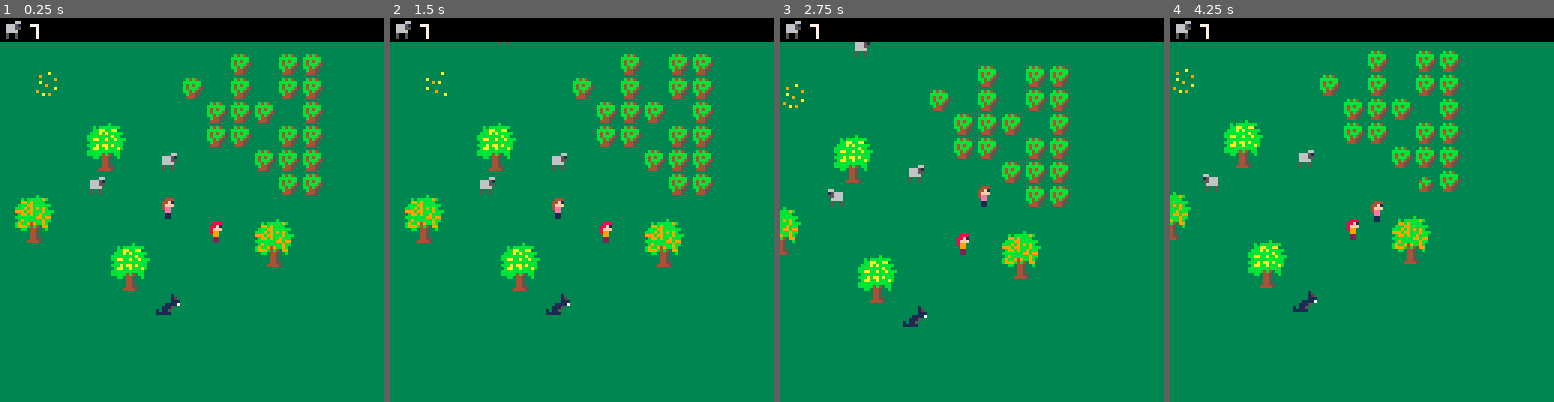
Above: before the commit, frames 1-4 (left to right).
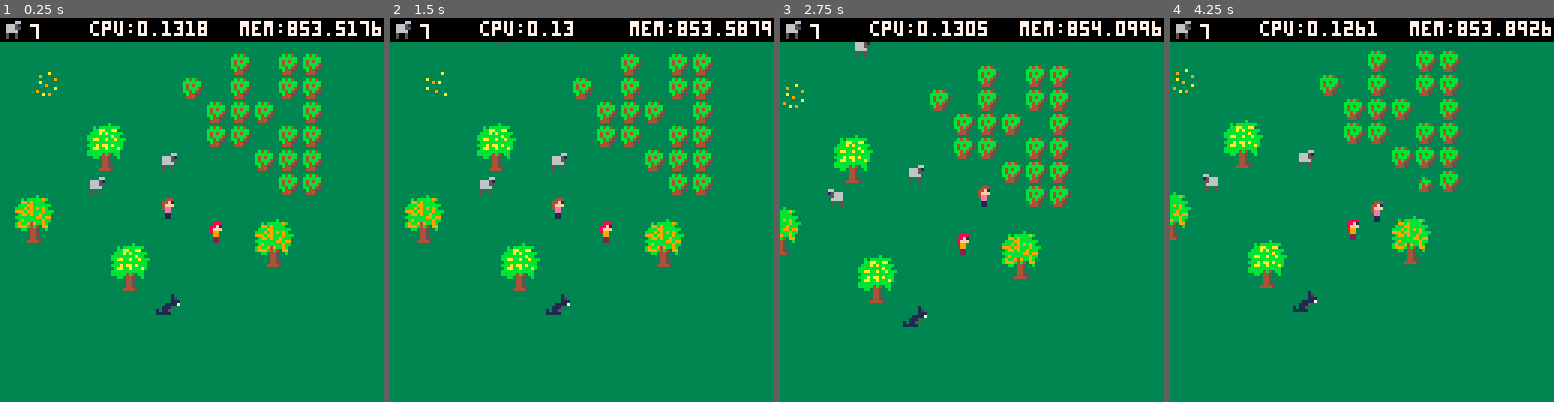
Above: after the commit, the same moments.

Repository: sdegutis/shepherdgame.com
Game: PICO-8 cartridge sheep.p8
Same seed, same stepped clock (60 frames per second), same inputs: the game is played once before the commit and once after it.
Inputs:
- Up to frame 1 (0.25 s): no input
- Up to frame 2 (1.5 s): tap X (X key) at 0.33, 1.07 s; tap O (Z key) at 0.7 s
- Up to frame 3 (2.75 s): hold Right 1.6-2.1 s; tap O (Z key) at 1.7, 2.1, 2.5 s; tap X (X key) at 1.85 s; hold Up 2.15-2.42 s; hold Right from 2.47 s (still down)
- Up to frame 4 (4.25 s): tap O (Z key) every 0.4 s from 2.9 to 4.1 s; tap X (X key) at 2.97, 4.08 s; release Right at 3.03 s; hold Left 3.08-3.58 s; hold Down 3.63-3.97 s; hold Right from 4.02 s (still down)

The runs differ from the first frame. In frame 1, 1.1% of the frame differs, in the area x 23-100%, y 0-5%; in frame 2, 1.0%; in frame 3, 1.2%; in frame 4, 1.2%.

Commit message:
Made it so you can win.

Diff:
--- a/sheep.p8
+++ b/sheep.p8
@@ -74,6 +74,9 @@
 			elseif fget(s,1) then
 				makedecor(x,y,s)
 				replacetile(x,y)
+			elseif fget(s,7) then
+				makepasture(x,y,s)
+				replacetile(x,y)
 			end
 		end
 	end
@@ -173,7 +176,7 @@
 
 	camera(camx,camy-8)
 
-	map()
+	map(0,0,0,0,128,64)
 
 	local drawlast={}
 
@@ -212,6 +215,16 @@
 	print(tostr(numsheep),
 	      10,2,7)
 	spr(9,0,-1)
+
+	if _cpu then
+		print('cpu:'..tostr(stat(1)),
+			30,1,7)
+	end
+
+	if _mem then
+		print('mem:'..tostr(stat(0)),
+			80,1,7)
+	end
 end
 
 function round(n)
@@ -236,6 +249,18 @@
 	})
 end
 
+function makepasture(x,y,s)
+	add_to_emap({
+		k='pasture',
+		x=x*8,
+		y=y*8,
+		w=8,
+		h=8,
+		s=s,
+		draw=drawsimple,
+	})
+end
+
 function makedecor(x,y,s)
 	add_to_emap({
 		k='decor',
@@ -269,6 +294,8 @@
 _hitbox=false
 _hitsearch=false
 _sheepbox=false
+_mem=true
+_cpu=true
 
 nextticks={}
 function nexttick(fn)
@@ -727,6 +754,8 @@
 end
 
 function feedsheep(e)
+	if (e.home) return
+
 	e.pet=true
 end
 
@@ -735,30 +764,32 @@
 		e.hearts=e.hearts.tick()
 	end
 
-	if e.pet then
-		if not e.friend then
-			-- todo:
-			-- reuse bee chasing code
-			-- but change to radius
-			-- and make it generic
-			-- maybe it takes e.k?
-		end
-	end
-
-	if e.friend then
-		local dx=e.friend.x-e.x
-		local dy=e.friend.y-e.y
-		local adx,ady=abs(dx),abs(dy)
-		e.mx,e.my=0,0
-
-		if adx>50 or ady>50 then
-			e.friend=nil
+	if not e.home then
+		if e.pet then
+			if not e.friend then
+				-- todo:
+				-- reuse bee chasing code
+				-- but change to radius
+				-- and make it generic
+				-- maybe it takes e.k?
+			end
+		end
+
+		if e.friend then
+			local dx=e.friend.x-e.x
+			local dy=e.friend.y-e.y
+			local adx,ady=abs(dx),abs(dy)
+			e.mx,e.my=0,0
+
+			if adx>50 or ady>50 then
+				e.friend=nil
+				return
+			end
+
+			if (adx>10) e.mx=sgn(dx)
+			if (ady>10) e.my=sgn(dy)
 			return
 		end
-
-		if (adx>10) e.mx=sgn(dx)
-		if (ady>10) e.my=sgn(dy)
-		return
 	end
 
 	-- choose new action when idle
@@ -833,7 +864,18 @@
 end
 
 function sheep_collided(e,e2)
-	if e2.k == 'bees' then
+	if e2.k == 'pasture' then
+		if not e.home then
+			e.home=true
+			e.pet=nil
+			e.friend=nil
+			numsheep -= 1
+
+			if numsheep==0 then
+				wongame()
+			end
+		end
+	elseif e2.k == 'bees' then
 		hitsheep(e)
 	end
 end
@@ -1239,7 +1282,7 @@
 00000000000000000000000000000000000000000000000000000000000000000000000000000000000000000000000000000000000000000000000000000000
 00000000000000000000000000000000000000000000000000000000000000000000000000000000000000000000000000000000000000000000000000000000
 41404040000000000000000000000000000000000000000000000000000000000000000000000000000000000000000000000000000101010102020202020202
-02030202020302020201020000000000000000000000000000000000000000000000000000000000000000000000000000000000000000000000000000000041
+02030202020302020101010000000000000000000000000000000000000000000000000000000000000000000000000000000000000000000000000000000041
 41404040000000000000000000000000000000000000000000000000000000000000000000000000000000000000000000000000600101010102020202030202
 02030202020202020101600000000000000000000000000000000000000000000000000000000000000000000000000000000000000000000000000000000041
 41404040000000000000000000000000000000000000000000000000000000000000000000000000000000000000000000000000600101010102020202020202
@@ -1250,11 +1293,11 @@
 02030301010201010160000000000000000000000000000000000000000000000000000000000000000000000000000000000000000000000000000000000040
 41414000000000000000000000000000000000000000000000000000000000000000000000000000000000000000000000000000005050010101010102020202
 02010101010101015050000000000000000000000000000000000000000000000000000000000000000000000000000000000000000000000000000000000040
-41414000000000000000000000000000000000000000000000000000000000000000000000000000000000000000000000000000000050500101020101010101
+41414000000000000000000000000000000000000000000000000000000000000000000000000000000000000000000000000000000050500101010101010101
 01010101010101505000000000000000000000000000000000000000000000000000000000000000000000000000000000000000000000000000000000000040
 41414000000000000000000000000000000000000000000000000000000000000000000000000000000000000000000000000000000000600101010101010101
 01010101015050500000000000000000000000000000000000000000000000000000000000000000000000000000000000000000000000000000000000004140
-41414000000000000000000000000000000000000000000000000000000000000000000000000000000000000000000000000000000000505050505001010102
+41414000000000000000000000000000000000000000000000000000000000000000000000000000000000000000000000000000000000505050505001010101
 50505050505050000000000000000000000000000000000000000000000000000000000000000000000000000000000000000000000000000000000000004040
 41414000000000000000000000000000000000000000000000000000000000000000000000000000000000000000000000000000000000000000505050000100
 00505050500000000000000000000000000000000000000000000000000000000000000000000000000000000000000000000000000000000000000000004041
@@ -1303,7 +1346,7 @@
 41414141414141414141414141414141414141414141414141414141414141414141414141414140414141414141414141414141414141414141414040414141
 41414141414141414141414141414140404141414141414141414141414140414141414141414141414140414141404040404040404040404040414141414141
 __gff__
-0000000001010100000000000000000080000000010000000000000000000000800000000202020200000000000000008000000004010401000000000000000000000000000000000000000000000000000000000000000000000000000000000000000000000000000000000000000000000000000000000000000000000000
+0000000001010100000000000000000000000000010000000000000000000000800000000202020200000000000000000000000004010401000000000000000000000000000000000000000000000000000000000000000000000000000000000000000000000000000000000000000000000000000000000000000000000000
 0000000000000000000000000000000000000000000000000000000000000000000000000000000000000000000000000000000000000000000000000000000000000000000000000000000000000000000000000000000000000000000000000000000000000000000000000000000000000000000000000000000000000000
 __map__
 1414141414141404041414040404141414141414040404040404040404041414141414141414140404141414141414141414141414141414141414141414141414141414140404141404141414141414141414140404040404040414141414141414141414141414141414141414141414141414141414141414141414141414
@@ -1331,10 +1374,10 @@
 0400000000000000000000000000000000000000000000000000000000000000000000000000000000000000000000000000000000000005050510101010101010101010050505000000000000000009000000000000000303000000000000000000000000000000000000000000000000000000000000000000000000000414
 140000000000000000000000000000000000000000000000000000000000000000000000000000000000000000000000000000000000050510101010102020202010101010100505000000002425000000000c000000000000000000000000000000000000000000000000000000000000000000000000000000000000000414
 0400000000000000000000000000000000000000000000000000000000000000000000000000000000000000000000000000000000000610101030202020202030202010101005050500000034080000000000000d00242500000000000000000000000000000000000000000000000000000000000000000000000000000414
-0404000000000000000000000000000000000000000000000000000000000000000000000000000000000000000000000000000000050510101020202020202020202020101020050505000000000000262700000000343500000000000000000000000000000000000000000000000000000000000000000000000000040414
+0404000000000000000000000000000000000000000000000000000000000000000000000000000000000000000000000000000000050510101020202020202020202020101010050505000000000000262700000000343500000000000000000000000000000000000000000000000000000000000000000000000000040414
 1404000000000000000000000000000000000000000000000000000000000000000000000000000000000000000000000000000000061010102020202020303020202020201010100505000000000000360700000000000000000000000000000000000000000000000000000000000000000000000000000000000000000414
-140400000000000000000000000000000000000000000000000000000000000000000000000000000000000000000000000000000006101030302020202020202020202020201010200600000000000000000a000000000000000000000000000000000000000000000000000000000000000000000000000000000000000404
+140400000000000000000000000000000000000000000000000000000000000000000000000000000000000000000000000000000006101030302020202020202020202020201010100600000000000000000a000000000000000000000000000000000000000000000000000000000000000000000000000000000000000404
 1404000000000000000000000000000000000000000000000000000000000000000000000000000000000000000000000000000000061010202020202020202020202030302020101005050000000000000000000000000000000000000000000000000000000000000000000000000000000000000000000000000000000404
-1404040000000000000000000000000000000000000000000000000000000000000000000000000000000000000000000000000005051010202020302020202020202020202020201020060000000000000000000000000000000000000000000000000000000000000000000000000000000000000000000000000000000404
-1404040000000000000000000000000000000000000000000000000000000000000000000000000000000000000000000000000006101010202020202020202020202020202020201020060000000000000000000000000000000000000000000000000000000000000000000000000000000000000000000000000000000414
+1404040000000000000000000000000000000000000000000000000000000000000000000000000000000000000000000000000005051010202020302020202020202020202020201010060000000000000000000000000000000000000000000000000000000000000000000000000000000000000000000000000000000404
+1404040000000000000000000000000000000000000000000000000000000000000000000000000000000000000000000000000006101010202020202020202020202020202020201010060000000000000000000000000000000000000000000000000000000000000000000000000000000000000000000000000000000414
 1404040000000000000000000000000000000000000000000000000000000000000000000000000000000000000000000000000000101010302020202020202020202020203020201010000000000000000000000000000000000000000000000000000000000000000000000000000000000000000000000000000000000014
